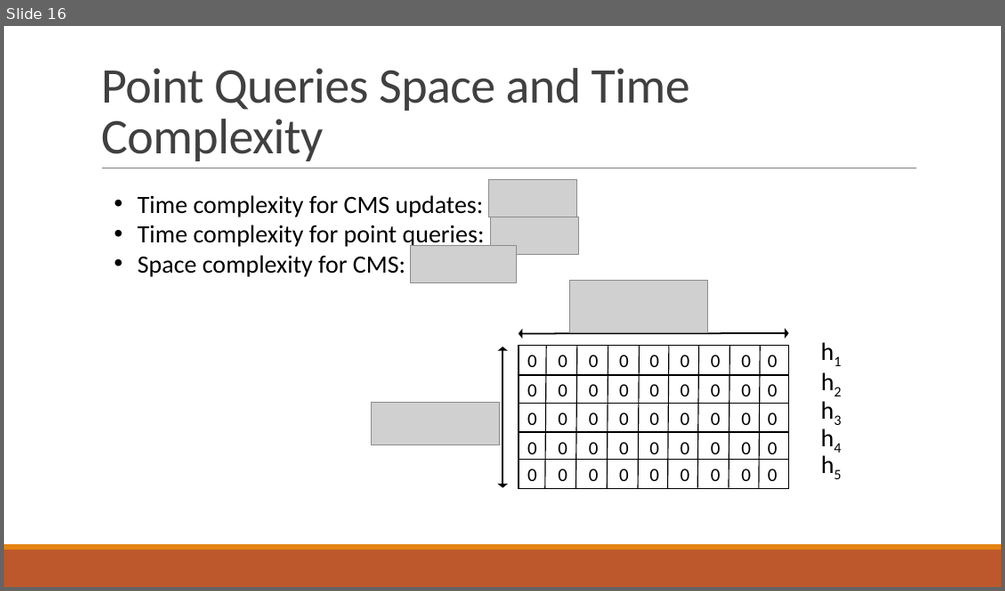
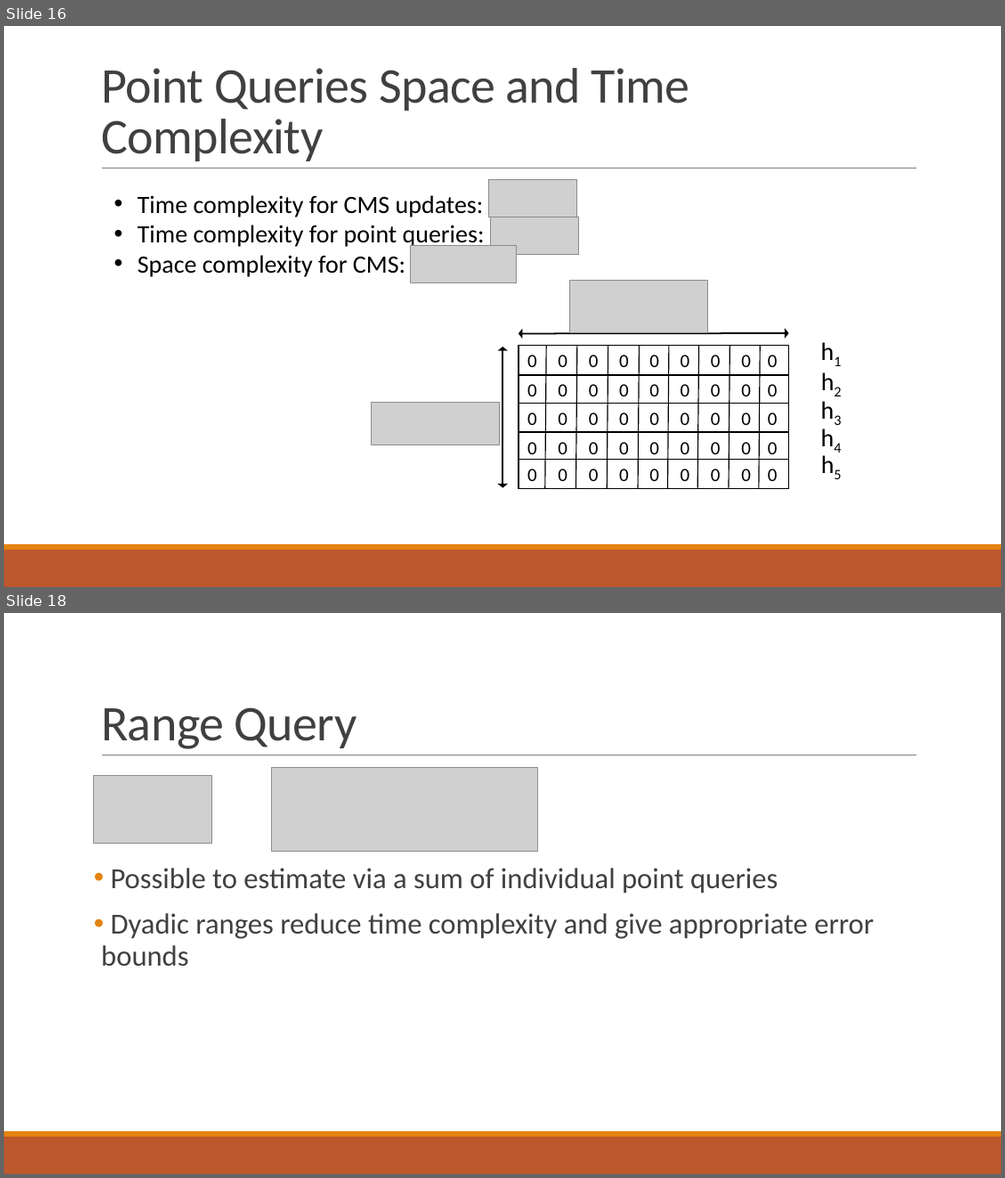
Before and after one commit to ewagner46/count_min_sketch_technical_summary, a slide deck: count_min_sketch_talk_EW.pptx. Shown one above the other, each under a label of ours: slide 16 before the commit, slides 16 and 18 after it; the slides between them are not shown. The pictures are 1005x591 and 1005x1178 pixels, drawn with LibreOffice and Linux fonts; fonts in the diff are those of the drawing; grey boxes stand for pictures. Boxes give left, top, right and bottom in pixels: in the first picture for what was removed or moved away, otherwise in the second. Text is boxed around its words. In the diff, an @@ line names an element or a change of style, - is before the commit and + after.

```diff
--- a/count_min_sketch_talk_EW.pptx
+++ b/count_min_sketch_talk_EW.pptx
@@ slide 18 added at (4, 613, 1001, 1174), background #FFFFFF; not listed: 3 template elements that a slide beside it also shows @@
@@ title added at (101, 707, 357, 749), 48 pt, text #404040 @@
+Range Query
@@ picture added at (271, 768, 538, 851) @@
@@ picture added at (94, 775, 212, 843) @@
@@ text added at (101, 868, 874, 965), 28 pt, text #404040 @@
+• Possible to estimate via a sum of individual point queries
+• Dyadic ranges reduce time complexity and give appropriate error bounds
```
Also in this commit, not shown: 18 other slides added.
